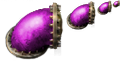
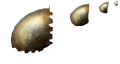
The second w=120, h=64 image is a revision of the first. Changes to its layers:
hid "Layer 1" over [left=5, top=0, right=120, bottom=60]
